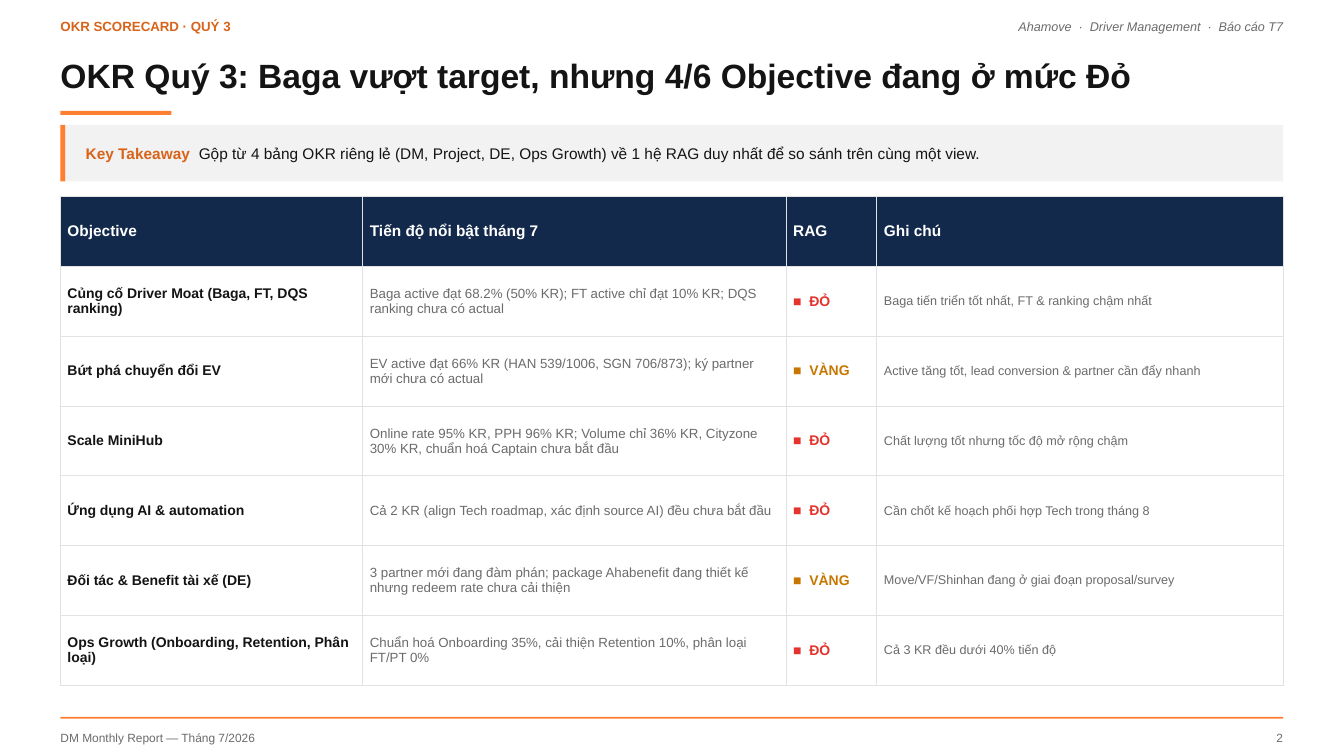
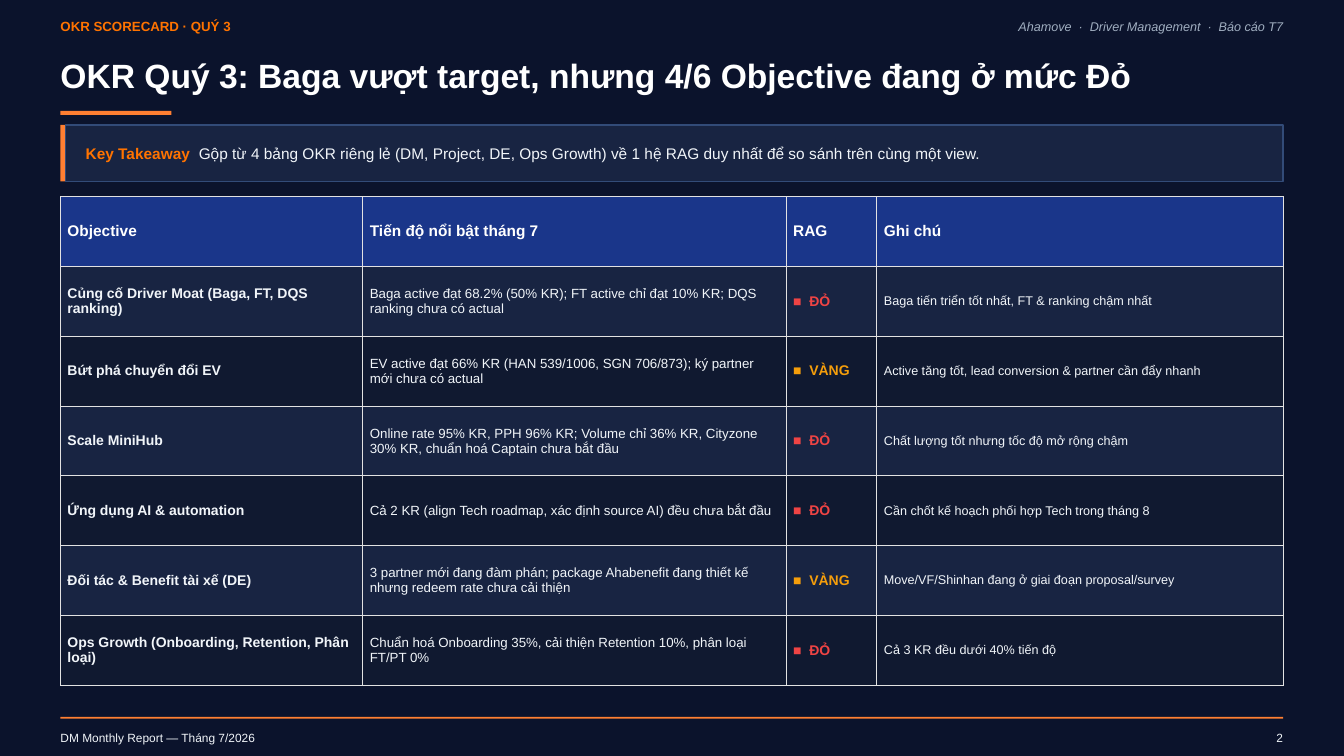
Before and after one commit to Khanhsnef/pulucowork, a slide deck: slide 3 of Data sources/BaoCao_ThangDM_T7_Core_v7_1.pptx. Drawn at 1344x756 pixels with LibreOffice and Linux fonts; fonts in the diff are those of the drawing. Boxes give left, top, right and bottom in pixels: in the first picture for what was removed or moved away, otherwise in the second. Text is boxed around its words. In the diff, an @@ line names an element or a change of style, - is before the commit and + after.

```diff
--- a/Data sources/BaoCao_ThangDM_T7_Core_v7_1.pptx
+++ b/Data sources/BaoCao_ThangDM_T7_Core_v7_1.pptx
@@ background #FFFFFF to #0B132C @@
@@ text "OKR SCORECARD · QUÝ 3" at bbox=[60, 20, 230, 34]: text colour #D9631A to #FF7300 @@
@@ text "Ahamove · Driver Management · ..." at bbox=[1018, 21, 1283, 34]: text colour #6B6B6B to #A0AEC0 @@
@@ text "OKR Quý 3: Baga vượt ..." at bbox=[60, 63, 1131, 95]: text colour #141414 to #FFFFFF @@
@@ rectangle at bbox=[66, 125, 1284, 181]: fill #F2F2F2 to #182442; outline none to #324B78 1 pt @@
@@ text "Key Takeaway Gộp từ 4 ..." at bbox=[86, 146, 979, 162]: text colour #D9631A to #FF7300 in "Key Takeaway"; text colour #141414 to #F1F5F9 in "Gộp từ 4 bảng OKR riêng lẻ ..." @@
@@ table at bbox=[60, 197, 1284, 686] @@
@@ fill #13294B to #1A368A in row 1 @@
@@ fill none to #182442 in 12 cells @@
@@ fill none to #101930 in 12 cells @@
@@ text colour #141414 to #F1F5F9 in "Củng cố Driver Moat (Baga, FT, DQS ...", "Bứt phá chuyển đổi EV", "Scale MiniHub", "Ứng dụng AI & automation" and 2 more places @@
@@ text colour #6B6B6B to #F1F5F9 in "Baga active đạt 68.2% (50% KR); FT ...", "Baga tiến triển tốt nhất, FT & ...", "EV active đạt 66% KR (HAN 539/1006, ...", "Active tăng tốt, lead conversion & partner ..." and 8 more places @@
@@ text colour #E5342E to #EF4444 in "■ ĐỎ", "■ ĐỎ", "■ ĐỎ", "■ ĐỎ" @@
@@ text colour #C77700 to #F59E0B in "■ VÀNG", "■ VÀNG" @@
@@ text "DM Monthly Report — Tháng ..." at bbox=[60, 733, 254, 745]: text colour #6B6B6B to #F1F5F9 @@
@@ text "2" at bbox=[1276, 733, 1283, 742]: text colour #6B6B6B to #F1F5F9 @@
```
Also in this commit, not shown: 10 other slides changed, 40 other files.
